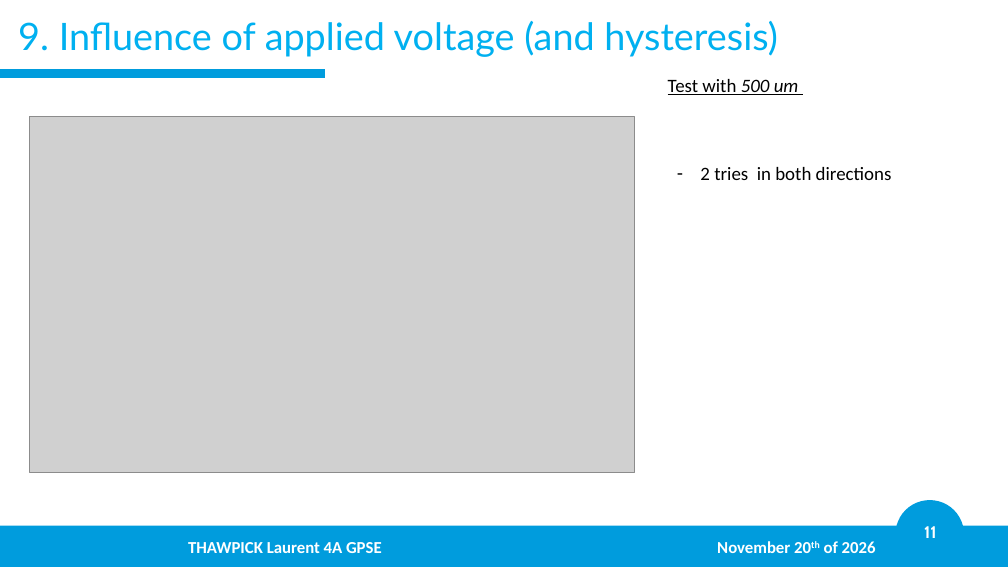
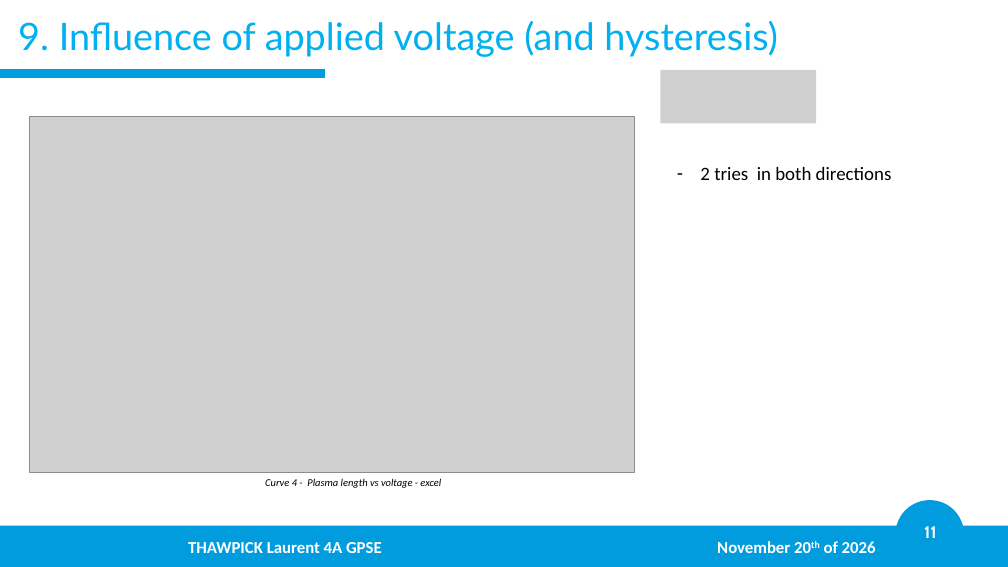
Before and after one commit to LaurentThaw/plasma-tubing, a slide deck: slide 11 of PDR for 20.11.26/PDR.pptx. Drawn at 1008x567 pixels with LibreOffice and Linux fonts; fonts in the diff are those of the drawing; grey boxes stand for pictures; background and template pictures are left out. Boxes give left, top, right and bottom in pixels: in the first picture for what was removed or moved away, otherwise in the second. Text is boxed around its words. In the diff, an @@ line names an element or a change of style, - is before the commit and + after.

```diff
--- a/PDR for 20.11.26/PDR.pptx
+++ b/PDR for 20.11.26/PDR.pptx
@@ picture added at bbox=[660, 70, 816, 123] @@
@@ text removed at bbox=[668, 79, 799, 95] @@
-Test with 500 um
@@ text added at bbox=[265, 478, 441, 488], 10 pt, text #000000, italic @@
+Curve 4 - Plasma length vs voltage - excel
```
Also in this commit, not shown: 9 other slides changed, 1 slide added, 4 other files.
